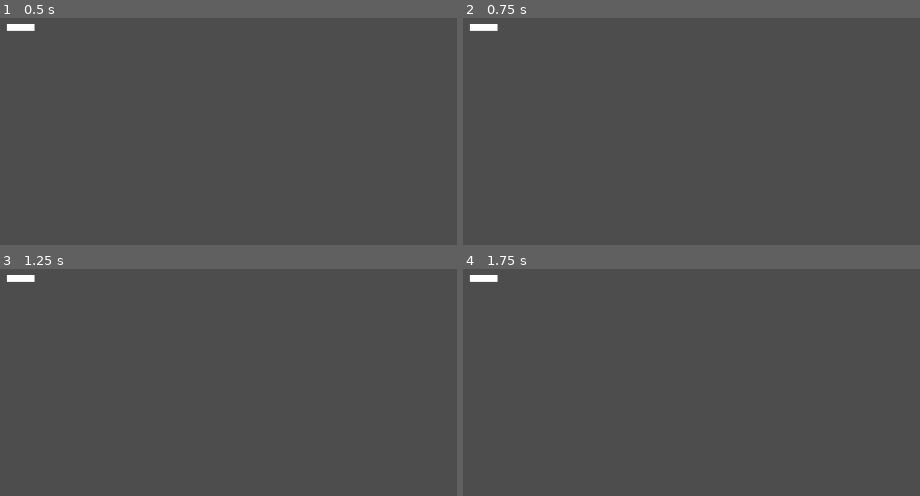
Above: before the commit, frames 1-4 (two rows, left to right).
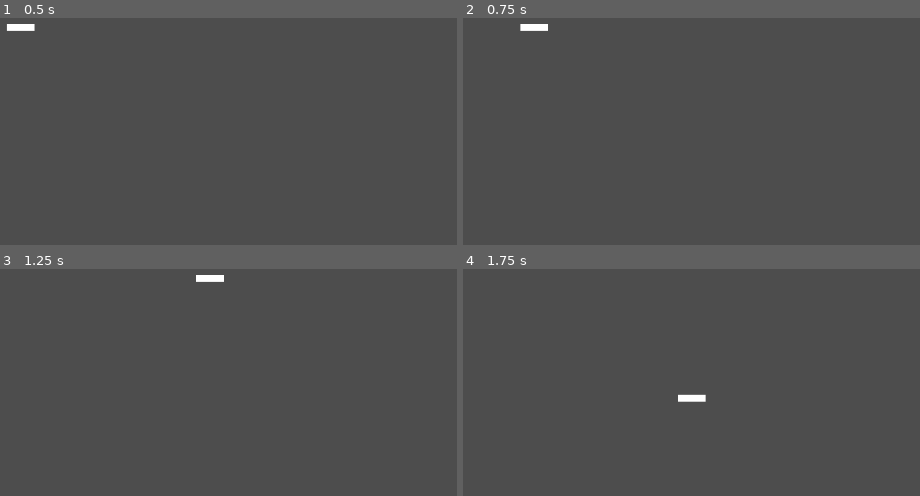
Above: after the commit, the same moments.

Repository: Magnaye16/natural-disaster-3d
Game: Godot game, scene res://scenes/2d/2dgame.tscn
The game is run twice, just before and just after one commit, with the same random seed, the same clock (stepped at 60 frames per second) and the same inputs. The engine's default icon, where the game draws it, is replaced by a stand-in: a white triangle on a blue panel in a dark square.
Inputs:
- Up to frame 1 (0.5 s): no input
- Up to frame 2 (0.75 s): tap Enter (ui_accept) at 0.5 s; hold D (move_right) from 0.53 s (still down); hold Shift (ZOOOOOMMMM) from 0.53 s (still down)
- Up to frame 3 (1.25 s): keep holding D (move_right); keep holding Shift (ZOOOOOMMMM); tap Enter (ui_accept) at 0.77 s
- Up to frame 4 (1.75 s): tap Enter (ui_accept) at 1.25, 1.52 s; release D (move_right) at 1.28 s; release Shift (ZOOOOOMMMM) at 1.28 s; hold S (move_down) from 1.28 s (still down); tap Shift (ZOOOOOMMMM) at 1.35 s

Frame 1 is identical in both runs. In frame 2, 0.4% of the frame differs, in the area x 1-19%, y 2-6%; in frame 3, 0.4%; in frame 4, 0.4%, in the area x 1-54%, y 2-59%.

Commit message:
FIXED SOME STUPID BUG THAT REMOVED THE SCRIPT (i wanna kms took me  3hrs for dis)

Diff:
--- a/scenes/2d/2dgame.tscn
+++ b/scenes/2d/2dgame.tscn
@@ -1,14 +1,10 @@
-[gd_scene load_steps=3 format=3 uid="uid://c1w0ur7ysrfxq"]
+[gd_scene load_steps=2 format=3 uid="uid://c1w0ur7ysrfxq"]
 
-[ext_resource type="Script" uid="uid://h0ffaerfhy1p" path="res://scripts/Command/2DGameHandler.gd" id="1_3iet1"]
 [ext_resource type="PackedScene" uid="uid://qmf3o77i7blr" path="res://scenes/2d/2dplayer.tscn" id="1_nduc7"]
 
-[node name="2Dgame" type="Node2D" node_paths=PackedStringArray("entity")]
-script = ExtResource("1_3iet1")
-entity = NodePath("Player")
+[node name="2Dgame" type="Node2D"]
 
 [node name="Player" parent="." instance=ExtResource("1_nduc7")]
-motion_mode = 0
 
 [node name="WorldCam" type="Camera2D" parent="."]
 position = Vector2(118, 58)
--- a/scenes/2d/2dplayer.tscn
+++ b/scenes/2d/2dplayer.tscn
@@ -1,13 +1,13 @@
 [gd_scene load_steps=4 format=3 uid="uid://qmf3o77i7blr"]
 
-[ext_resource type="Script" uid="uid://c5vuybh1fckpi" path="res://scripts/2d/player/PlayerController.gd" id="1_n2hxe"]
+[ext_resource type="Script" uid="uid://dtyl4sy60rvdx" path="res://scripts/2d/player/Player.gd" id="1_n2hxe"]
 [ext_resource type="Script" uid="uid://ch1b4co8hgy0m" path="res://scripts/2d/player/capsule_drawer.gd" id="2_n2hxe"]
 
 [sub_resource type="CapsuleShape2D" id="CapsuleShape2D_n2hxe"]
 radius = 19.0
 height = 46.0
 
-[node name="CharacterBody2D" type="CharacterBody2D"]
+[node name="Player" type="CharacterBody2D"]
 motion_mode = 1
 script = ExtResource("1_n2hxe")
 
@@ -16,3 +16,5 @@
 
 [node name="CapsuleDrawer" type="Node2D" parent="."]
 script = ExtResource("2_n2hxe")
+
+[node name="ControllerContainer" type="Node2D" parent="."]
